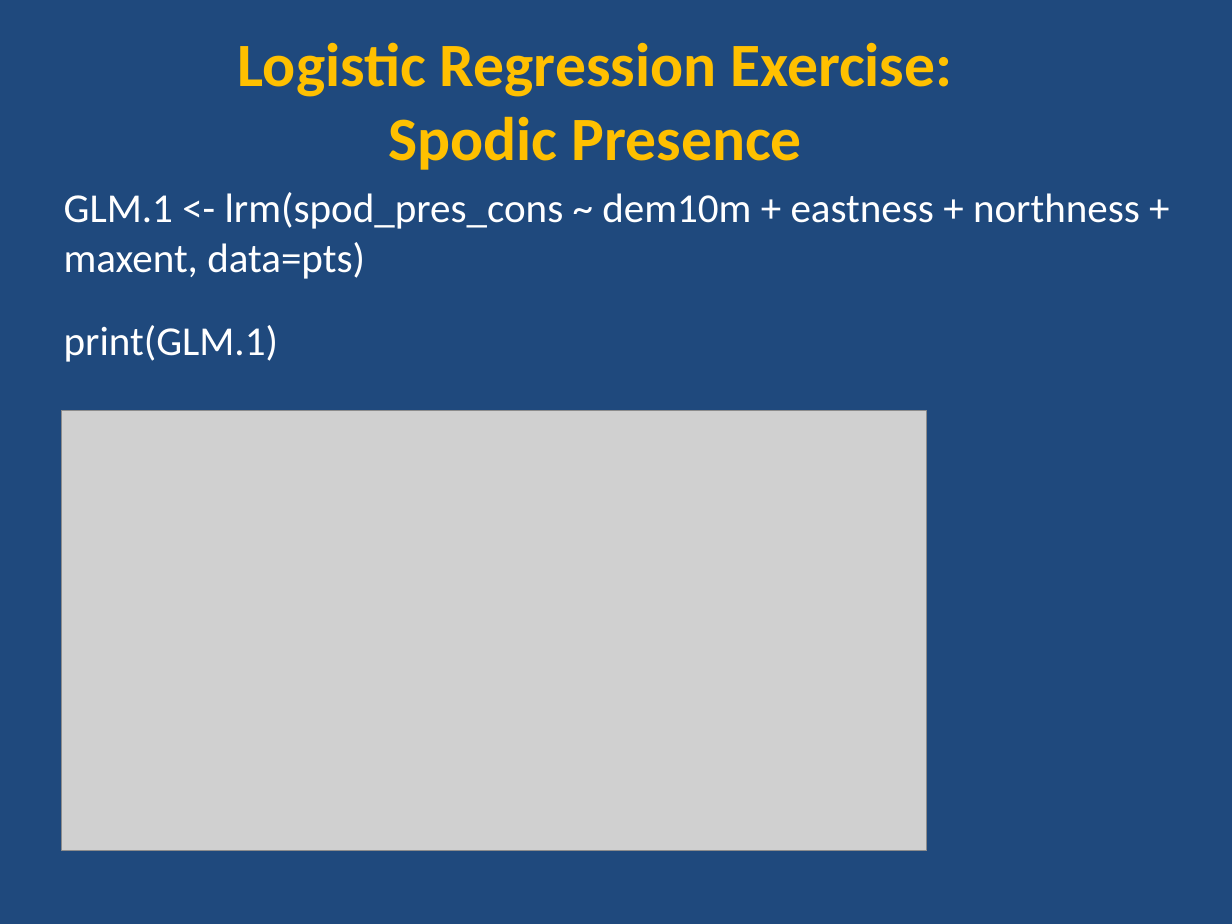
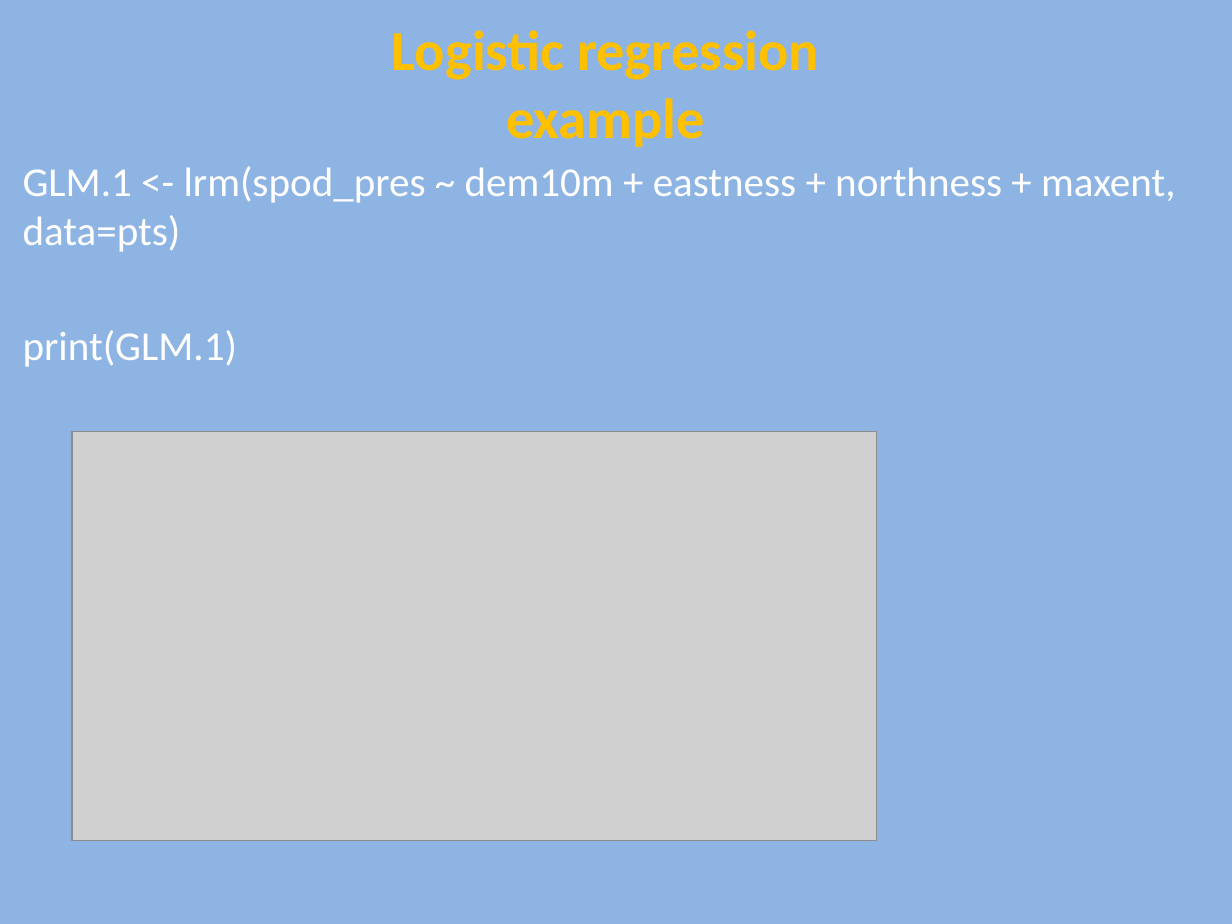
Before and after one commit to ncss-tech/stats_for_soil_survey, a slide deck: slide 22 of presentations/7_logistic_regression/Logistic.pptx (slide 18 before the commit). Drawn at 1232x924 pixels with LibreOffice and Linux fonts; fonts in the diff are those of the drawing; grey boxes stand for pictures. Boxes give left, top, right and bottom in pixels: in the first picture for what was removed or moved away, otherwise in the second. Text is boxed around its words. In the diff, an @@ line names an element or a change of style, - is before the commit and + after.

Commit message:
update exercise
update exercise

```diff
--- a/presentations/7_logistic_regression/Logistic.pptx
+++ b/presentations/7_logistic_regression/Logistic.pptx
@@ background #1F497D to #8EB4E3 @@
@@ text at <box>392,30,819,147</box>: text changed; size 36 to 33 pt @@
-Logistic Regression Exercise:
-Spodic Presence
+Logistic regression
+example
@@ text "GLM.1 <- lrm(spod_pres ~ dem10m ...": place and size @@
-text "GLM.1 <- lrm(spod_pres ~ dem10m ..." at <box>64,192,1140,362</box>
+text "GLM.1 <- lrm(spod_pres ~ dem10m ..." at <box>23,166,1175,367</box>
@@ text at <box>23,166,1175,252</box>: text changed @@
-GLM.1 <- lrm(spod_pres_cons ~ dem10m + eastness + northness + maxent, data=pts)
+GLM.1 <- lrm(spod_pres ~ dem10m + eastness + northness + maxent, data=pts)
@@ picture: place and size @@
-picture at <box>62,410,926,850</box>
+picture at <box>71,431,876,840</box>
```
Also in this commit, not shown: 26 other slides changed, 4 slides added.
